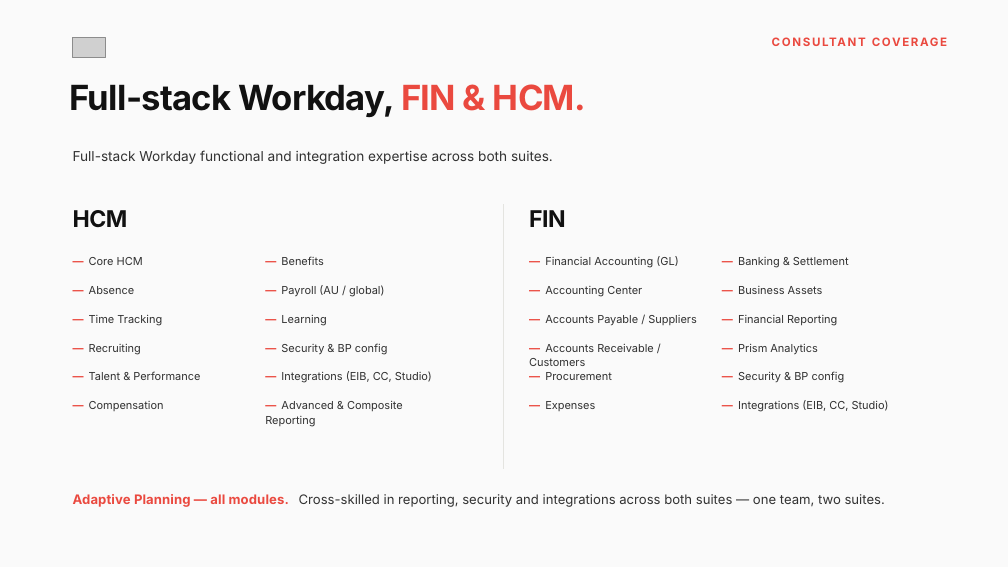
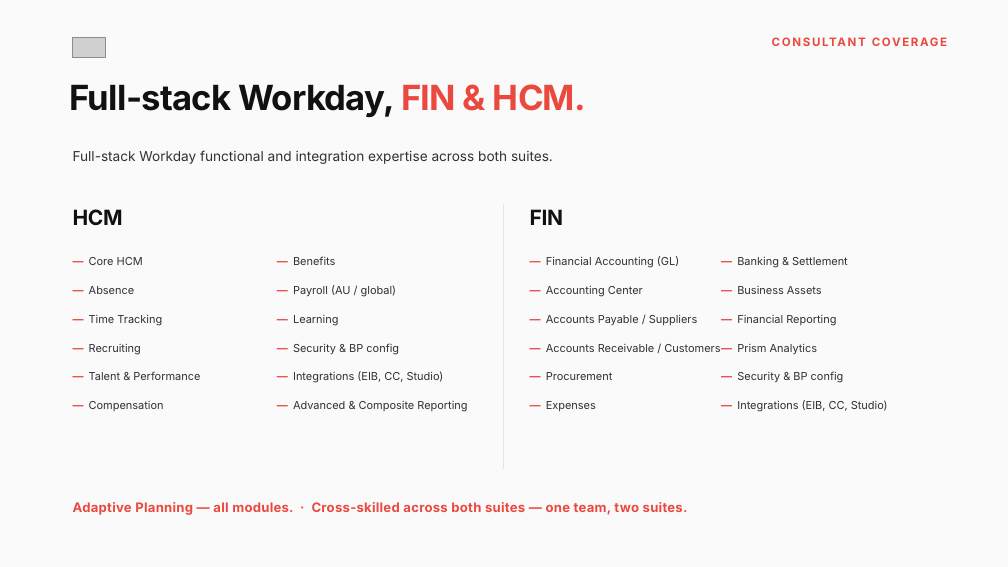
Before and after one commit to danielzrno/claude, a slide deck: slide 2 of design-system/samples/Mivada_AMS_Services_editorial.pptx. Drawn at 1008x567 pixels with LibreOffice and Linux fonts; fonts in the diff are those of the drawing; grey boxes stand for pictures. Boxes give left, top, right and bottom in pixels: in the first picture for what was removed or moved away, otherwise in the second. Text is boxed around its words. In the diff, an @@ line names an element or a change of style, - is before the commit and + after.

```diff
--- a/design-system/samples/Mivada_AMS_Services_editorial.pptx
+++ b/design-system/samples/Mivada_AMS_Services_editorial.pptx
@@ text "HCM" at (73, 209, 123, 225): size 22 to 20 pt @@
@@ text "FIN" at (530, 209, 563, 225): size 22 to 20 pt @@
@@ text "— Benefits": place and size @@
-text "— Benefits" at (281, 256, 323, 265)
+text "— Benefits" at (293, 256, 335, 265)
@@ text "— Payroll (AU / global)": place and size @@
-text "— Payroll (AU / global)" at (281, 285, 385, 297)
+text "— Payroll (AU / global)" at (293, 285, 397, 297)
@@ text "— Learning": place and size @@
-text "— Learning" at (281, 315, 326, 326)
+text "— Learning" at (293, 315, 338, 326)
@@ text "— Security & BP config": place and size @@
-text "— Security & BP config" at (281, 343, 388, 354)
+text "— Security & BP config" at (293, 343, 399, 354)
@@ text "— Accounts Receivable / Customers" rewrapped from (529, 344, 654, 366) to (546, 344, 720, 352) @@
@@ text "— Integrations (EIB, CC, Studio)": place and size @@
-text "— Integrations (EIB, CC, Studio)" at (281, 371, 432, 383)
+text "— Integrations (EIB, CC, Studio)" at (293, 371, 444, 383)
@@ text "— Advanced & Composite Reporting" rewrapped from (265, 401, 403, 427) to (293, 401, 467, 412) @@
@@ text at (73, 502, 688, 515): text changed; text colour #323232 to #EA493F; bold on @@
-Adaptive Planning — all modules. Cross-skilled in reporting, security and integrations across both suites — one team, two suites.
+Adaptive Planning — all modules. · Cross-skilled across both suites — one team, two suites.
```
Also in this commit, not shown: 4 other slides changed, 8 other files.
